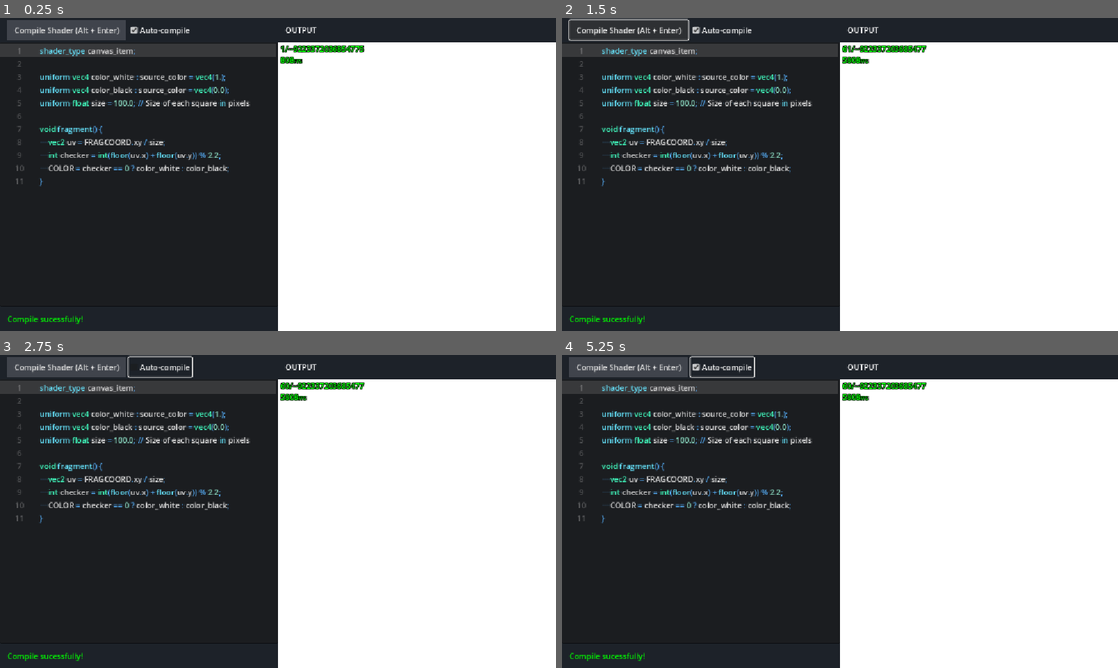
Above: before the commit, frames 1-4 (two rows, left to right).
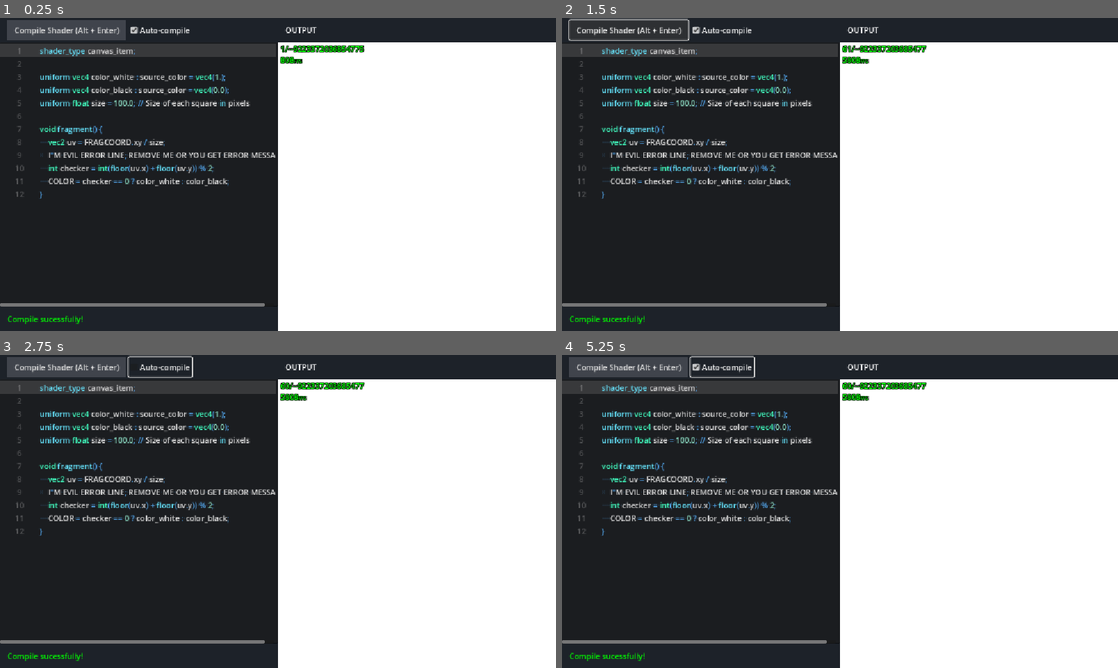
Above: after the commit, the same moments.

Repository: VitSoonYoung/godot-web-shader-editor
Game: Godot game, scene res://control.tscn
Two runs of this game, one before a commit and one after it. Both use one fixed random seed, a clock stepped at 60 frames per second and the inputs below.
Inputs:
- Up to frame 1 (0.25 s): no input
- Up to frame 2 (1.5 s): click "Compile Shader (Alt + Enter)" at 0.5 s; click "Compile Shader (Alt + Enter)" at 1.25 s
- Up to frame 3 (2.75 s): click "Auto-compile" at 2 s
- Up to frame 4 (5.25 s): click "Auto-compile" at 2.75 s; click "Compile Shader (Alt + Enter)" at 3.5 s; click "Auto-compile" at 4.25 s; tap Enter at 5 s

The runs differ from the first frame. In frame 1, 1.9% of the frame differs, in the area x 0-50%, y 42-93%; in frame 2, 1.9%; in frame 3, 1.9%; in frame 4, 1.9%.

Commit message:
Minor changes

Diff:
--- a/control.gdshader
+++ b/control.gdshader
@@ -6,6 +6,7 @@
 
 void fragment() {
     vec2 uv = FRAGCOORD.xy / size;
-    int checker = int(floor(uv.x) + floor(uv.y)) % 2.2;
+	I"M EVIL ERROR LINE; REMOVE ME OR YOU GET ERROR MESSAGE
+    int checker = int(floor(uv.x) + floor(uv.y)) % 2;
     COLOR = checker == 0 ? color_white : color_black;
 }
--- a/control.tscn
+++ b/control.tscn
@@ -86,7 +86,7 @@
 
 void fragment() {
     vec2 uv = FRAGCOORD.xy / size;
-    int checker = int(floor(uv.x) + floor(uv.y)) % 2;
+    int checker = int(floor(uv.x) + floor(uv.y)) % 2; // REMOVE \"int\"
     COLOR = checker == 0 ? color_white : color_black;
 }"
 placeholder_text = "Enter shader code..."
--- a/project.godot
+++ b/project.godot
@@ -12,7 +12,7 @@
 
 config/name="godot-web-shader-editor"
 run/main_scene="uid://c0u00gg8icfs1"
-config/features=PackedStringArray("4.4", "GL Compatibility")
+config/features=PackedStringArray("4.5", "GL Compatibility")
 config/icon="res://icon.svg"
 
 [debug]
Not shown, changed: export_presets.cfg
Not shown, changed: icon.svg.import
Not shown, changed: .gitignore
